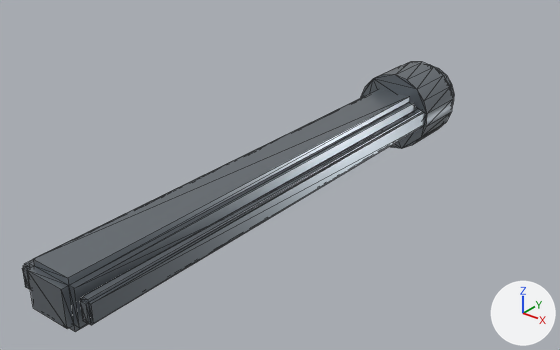
The glTF model prototype/assets/models/parts/coilgun_rail.glb as it was, and as the next commit left it.
Both versions are drawn from a 50 mm lens placed at (0.682, -0.418, 0.525), pointed at (-0.08, 0.534, -0.065). Arrows for +X, +Y and +Z are at lower right; the lights stay in place. The first picture is the older version. Mesh edges are drawn as thin lines. Vertices at exactly the same position are counted once.

The scene before the commit, as lines of its bpy script (objects in view):
```python
me_coilgun_rail_mesh = bpy.data.meshes.new('coilgun_rail_mesh')
me_coilgun_rail_mesh.from_pydata(...)  # 168 vertices, 316 faces; spans x -0.071..0.071, y 0.0..0.902, z -0.072..0.072
me_coilgun_rail_mesh.materials.append(mat_coilgun_rail_mat)  # grey #868e95
ob_coilgun_rail = bpy.data.objects.new('coilgun_rail', me_coilgun_rail_mesh)
ob_coilgun_rail.location = (0.0, 0.0, 0.0)
```
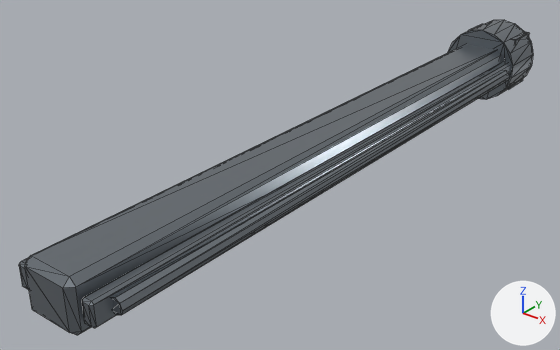
Boxes [x1, y1, x2, y2] around the edits, measured in the pictures (560 x 350 px):
'coilgun_rail', reshaped (19% wider, 17% taller)
    before: [22, 62, 454, 332]
    after: [19, 20, 533, 335]
part 1 of me_coilgun_rail_mesh, added
    after: [112, 70, 510, 315]
part 2 of me_coilgun_rail_mesh, added
    after: [448, 20, 533, 99]
part 3 of me_coilgun_rail_mesh, rebuilt
    before: [22, 260, 33, 289]
    after: [19, 258, 29, 290]
part 4 of me_coilgun_rail_mesh, rebuilt (23% wider, 20% taller)
    before: [27, 89, 414, 332]
    after: [25, 44, 500, 335]
part 5 of me_coilgun_rail_mesh, rebuilt (24% wider, 23% taller)
    before: [80, 109, 424, 325]
    after: [82, 62, 510, 328]
part 6 of me_coilgun_rail_mesh, added
    after: [514, 31, 529, 42]
part 7 of me_coilgun_rail_mesh, deleted
    before: [361, 62, 453, 149]
part 8 of me_coilgun_rail_mesh, deleted (mostly hidden)
    before: [431, 65, 454, 105]

The change, as a diff of the scene's bpy script:
```diff
--- a/prototype/assets/models/parts/coilgun_rail.glb.py
+++ b/prototype/assets/models/parts/coilgun_rail.glb.py
@@ me_coilgun_rail_mesh @@
 # used by ob_coilgun_rail; location = (0.0, 0.0, 0.0)
-me_coilgun_rail_mesh.from_pydata(...)  # 168 vertices, 316 faces; spans x -0.071..0.071, y 0.0..0.902, z -0.072..0.072
+me_coilgun_rail_mesh.from_pydata(...)  # 272 vertices, 500 faces; spans x -0.086..0.086, y 0.0..1.277, z -0.078..0.078
+# me_coilgun_rail_mesh part 1: a new loose piece, an 8-sided cylinder along y spanning x 0.062..0.086, y 0.04..1.1, z -0.012..0.012, in mat_coilgun_rail_mat (grey #868e95)
+# me_coilgun_rail_mesh part 2: a new loose piece, an 18-sided cylinder along y spanning x -0.077..0.077, y 1.13..1.24, z -0.078..0.078, in mat_coilgun_rail_mat (grey #868e95)
+# me_coilgun_rail_mesh part 3: the loose piece of 32 vertices spanning x -0.064..-0.046, y 0.01..0.79, z -0.018..0.018 is rebuilt with 24 vertices and now spans x -0.07..-0.05, y 0.01..1.15, z -0.019..0.019
+# me_coilgun_rail_mesh part 4: the loose piece of 32 vertices spanning x -0.043..0.043, y 0.0..0.8, z -0.038..0.038 is rebuilt with 24 vertices and now spans x -0.046..0.046, y 0.0..1.16, z -0.041..0.041
+# me_coilgun_rail_mesh part 5: the loose piece of 32 vertices spanning x 0.046..0.064, y 0.01..0.79, z -0.018..0.018 is rebuilt with 24 vertices and now spans x 0.05..0.07, y 0.01..1.15, z -0.019..0.019
+# me_coilgun_rail_mesh part 6: a new loose piece of 24 vertices spanning x 0.041..0.057, y 1.178..1.253, z 0.041..0.057, in mat_coilgun_rail_mat (grey #868e95)
+# me_coilgun_rail_mesh part 7: the loose piece of 36 vertices spanning x -0.071..0.071, y 0.77..0.87, z -0.072..0.072 is deleted
+# me_coilgun_rail_mesh part 8: the loose piece of 36 vertices spanning x -0.057..0.057, y 0.868..0.902, z -0.058..0.058 is deleted
+# other edits to the shape of me_coilgun_rail_mesh do not show in these pictures
 me_coilgun_rail_mesh.materials.append(mat_coilgun_rail_mat)
```
